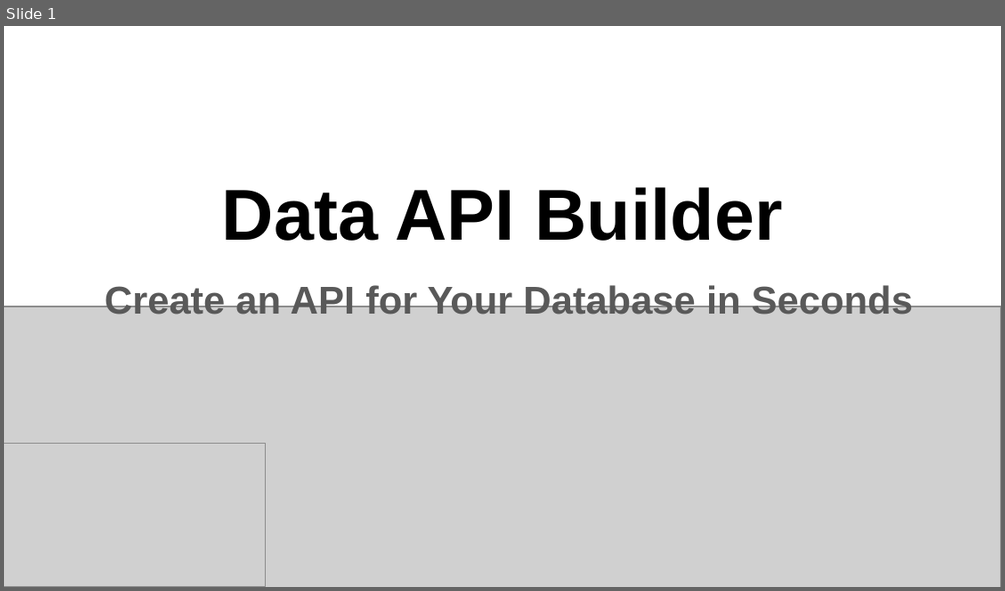
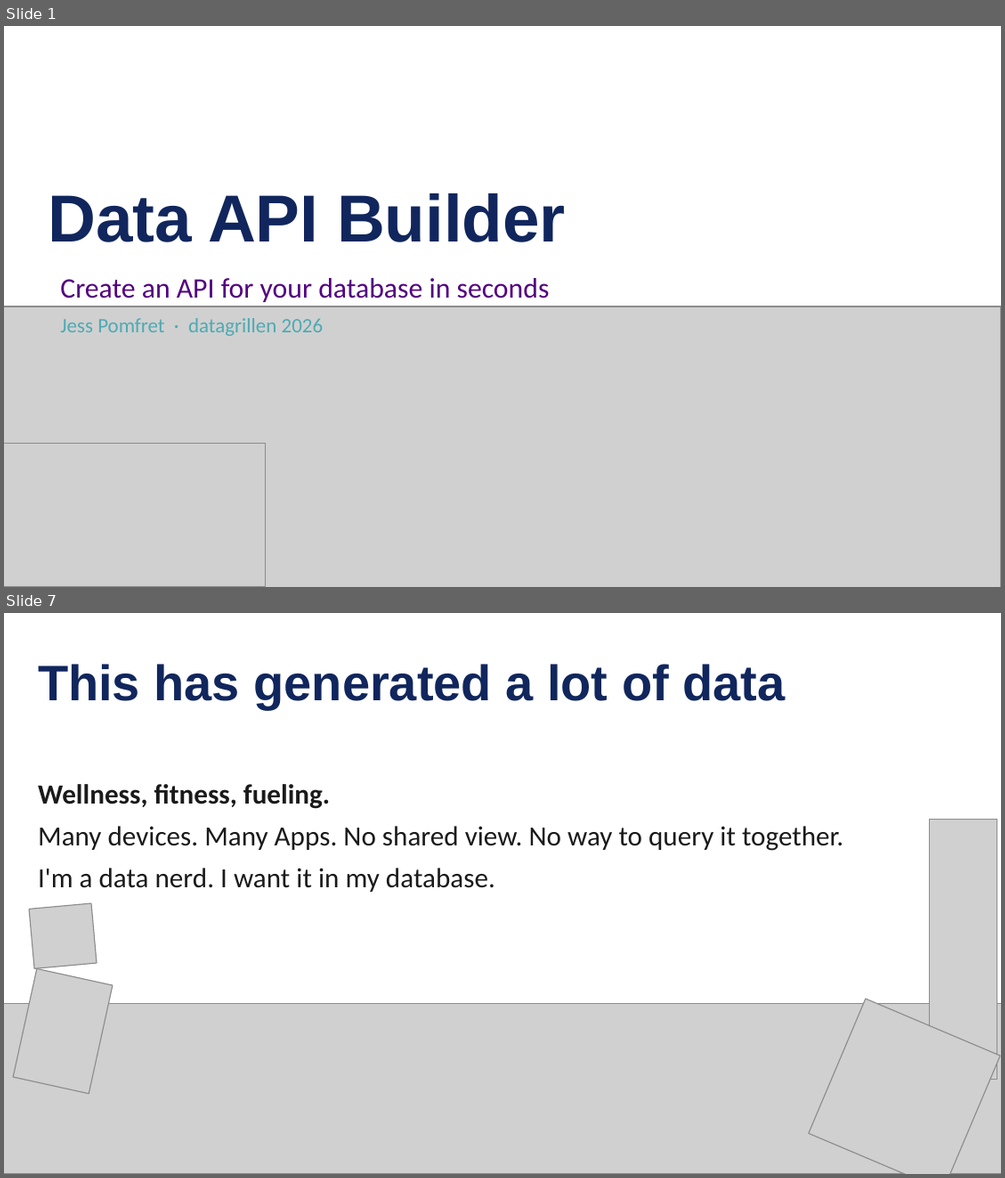
Before and after one commit to jpomfret/dab-presentation, a slide deck: Pomfret - dab - grillen.pptx. Shown one above the other, each under a label of ours: slide 1 before the commit, slides 1 and 7 after it; the slides between them are not shown. The pictures are 1005x591 and 1005x1178 pixels, drawn with LibreOffice and Linux fonts; fonts in the diff are those of the drawing; grey boxes stand for pictures. Boxes give left, top, right and bottom in pixels: in the first picture for what was removed or moved away, otherwise in the second. Text is boxed around its words. In the diff, an @@ line names an element or a change of style, - is before the commit and + after.

```diff
--- a/Pomfret - dab - grillen.pptx
+++ b/Pomfret - dab - grillen.pptx
@@ slide 7 added at box(4, 613, 1001, 1174), background #FFFFFF @@
@@ text added at box(38, 664, 785, 709), 36 pt, text #10265D, bold @@
+This has generated a lot of data
@@ text added at box(38, 784, 843, 892), 20 pt, text #1A1A1A @@
+Wellness, fitness, fueling.
+Many devices. Many Apps. No shared view. No way to query it together.
+I'm a data nerd. I want it in my database.
@@ picture added at box(929, 819, 997, 1078) @@
@@ picture added at box(30, 903, 97, 968) @@
@@ picture added at box(13, 969, 113, 1094) @@
@@ picture added at box(4, 1004, 1001, 1174) @@
@@ picture added at box(809, 999, 1001, 1174) @@
@@ slide 1 changed as well @@
@@ title "Data API Builder" at box(48, 193, 566, 242): size 52 to 48 pt, text colour #000000 to #10265D; alignment centre to left @@
@@ subtitle at box(60, 278, 550, 336): text changed; size 28 to 20.4 pt; font Arial to Calibri; text colour #595959 to #530080; bold off @@
-Create an API for Your Database in Seconds
+Create an API for your database in seconds
+Jess Pomfret · datagrillen 2026
```
Also in this commit, not shown: 49 other slides added, 10 slides removed, 13 other files.
